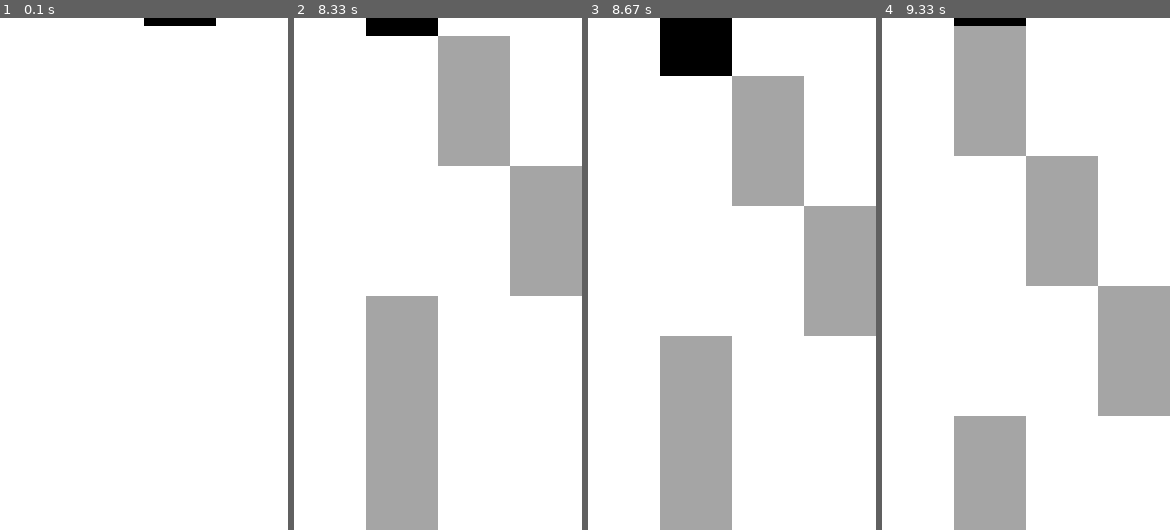
Above: before the commit, frames 1-4 (left to right).
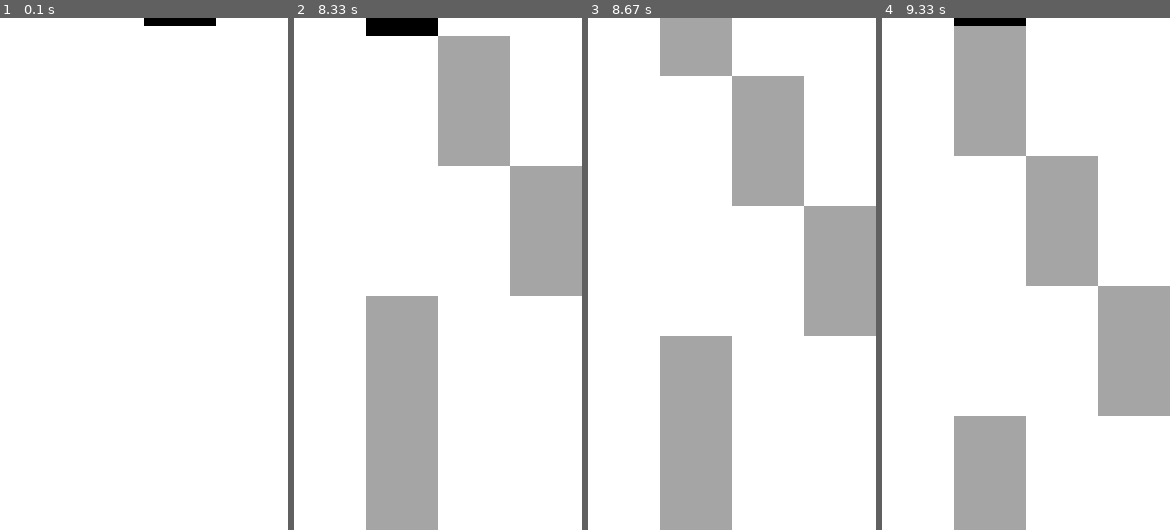
Above: after the commit, the same moments.

Repository: Pkpratik/pygame-class
Game: pygame game, started from piano_tiles/piano.py
The game is run twice, just before and just after one commit, with the same random seed, the same clock (stepped at 60 frames per second) and the same inputs.
Inputs (mouse positions are in pixels of both pictures, inside the frame that each line leads up to):
- Up to frame 1 (0.1 s): no input
- Up to frame 2 (8.33 s): click (472, 38) at 0.38 s; click (547, 38) at 1.85 s; click (403, 38) at 3.32 s; click (403, 38) at 4.78 s; click (547, 38) at 6.25 s; click (472, 23) at 7.15 s
- Up to frame 3 (8.67 s): click (697, 48) at 8.62 s
- Up to frame 4 (9.33 s): no input

Frames 1-2 are identical in both runs. In frame 3, 2.8% of the frame differs, in the area x 25-50%, y 0-12%; in frame 4, nothing differs.

Commit message:
added collision and score

Diff:
--- a/piano_tiles/objects.py
+++ b/piano_tiles/objects.py
@@ -26,3 +26,14 @@
             self.color=(0,0,0,90)
         pygame.draw.rect(self.image,self.color,(0,0,tile_width,tile_height))
         self.screen.blit(self.image,self.rect)
+class mousep(pygame.sprite.Sprite):
+    def __init__(self):
+        super().__init__()
+        self.image = pygame.Surface([10,10],pygame.SRCALPHA)
+        self.image.fill((0,0,0,0))
+        self.rect = self.image.get_rect()
+        self.rect.center=pygame.mouse.get_pos()
+
+    def update(self):
+        self.rect.center=pygame.mouse.get_pos()
+        pygame.draw.rect(self.image,(0,0,0,0),self.rect)
--- a/piano_tiles/piano.py
+++ b/piano_tiles/piano.py
@@ -1,6 +1,6 @@
 import random
 import pygame
-from objects import Tile
+from objects import Tile,mousep
 pygame.init()
 
 height=512
@@ -14,7 +14,7 @@
 num_tile=1
 score=0
 
-
+mouseobj=mousep()
 tile_group=pygame.sprite.Group()
 x=random.randint(0,3)
 t=Tile(x*tile_width,-tile_height,screen)
@@ -30,17 +30,28 @@
         if event.type==pygame.QUIT:
             pygame.quit()
         if event.type==pygame.MOUSEBUTTONDOWN:
-            pos=event.pos
+            col=pygame.sprite.spritecollide(mouseobj,tile_group,False)
+            for i in col:
+                i.alive=False
+                score+=1
+                print(score)
+
     #tile_group.update(speed)
-    for tile in tile_group:
-        tile.update(speed)
-        if pos:
-            if tile.rect.collidepoint(pos):
-                score+=1
-                tile.alive=False
-                print(score)
-        if tile.rect.bottom>=height and tile.alive:
-            run=False
+    # for tile in tile_group:
+    #     tile.update(speed)
+    #     if pos:
+    #         if tile.rect.collidepoint(pos):
+    #             score+=1
+    #             tile.alive=False
+    #             print(score)
+    #     if tile.rect.bottom>=height and tile.alive:
+    #         run=False
+
+
+
+
+
+    tile_group.update(speed)
     if len(tile_group)>0:
         t=tile_group.sprites()[-1]
         if t.rect.top+speed>=0:
@@ -50,6 +61,9 @@
             tile_group.add(t)
             num_tile+=1
             tile_group.draw(screen)
+        t=tile_group.sprites()[0]
+        if t.rect.bottom>=height and t.alive==True:
+            run=False
     else:
         x=random.randint(0,3)
         y=-tile_height+t.rect.top
@@ -61,7 +75,7 @@
         speed+=1
 
     scrolling+=speed
-
+    mouseobj.update()
     pygame.display.update()
     clock.tick(fps)
 pygame.quit()
